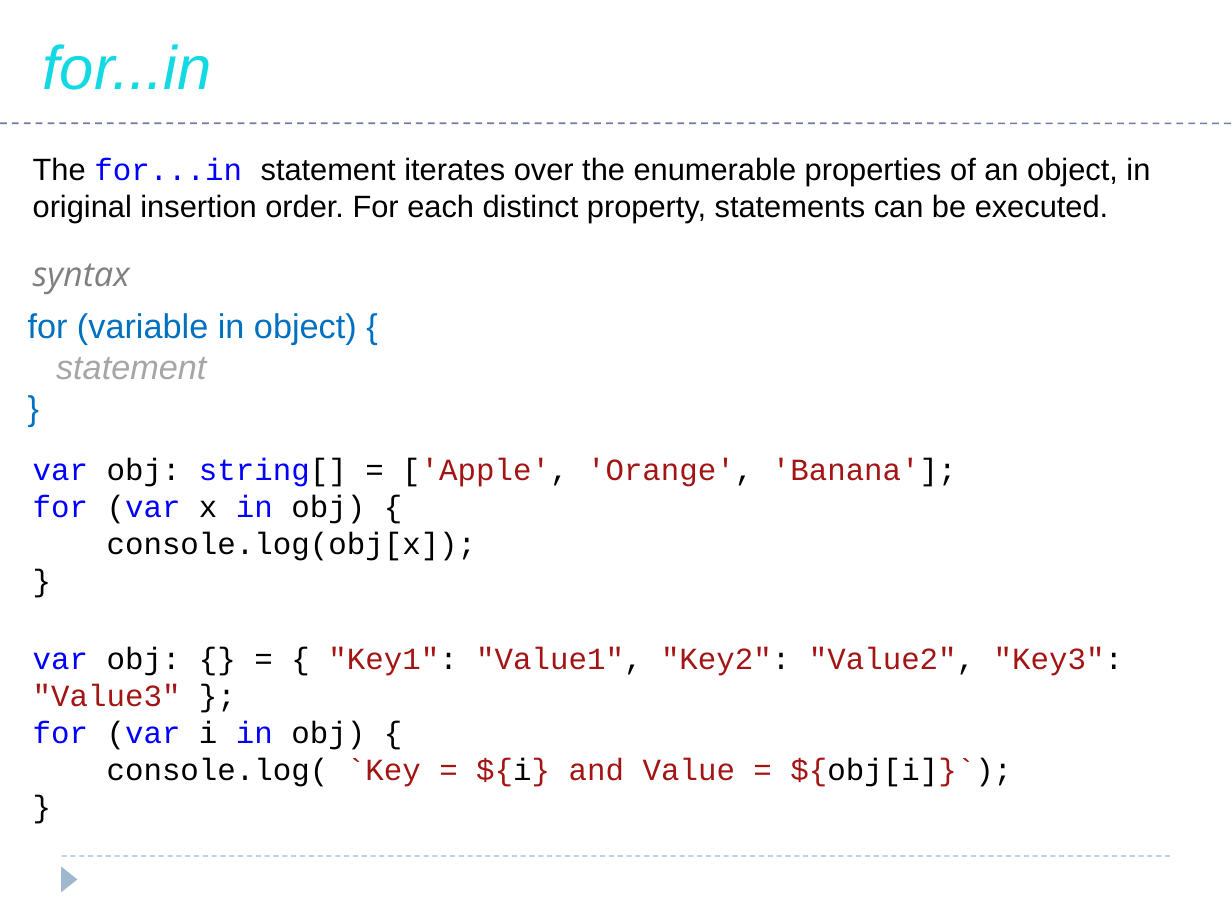
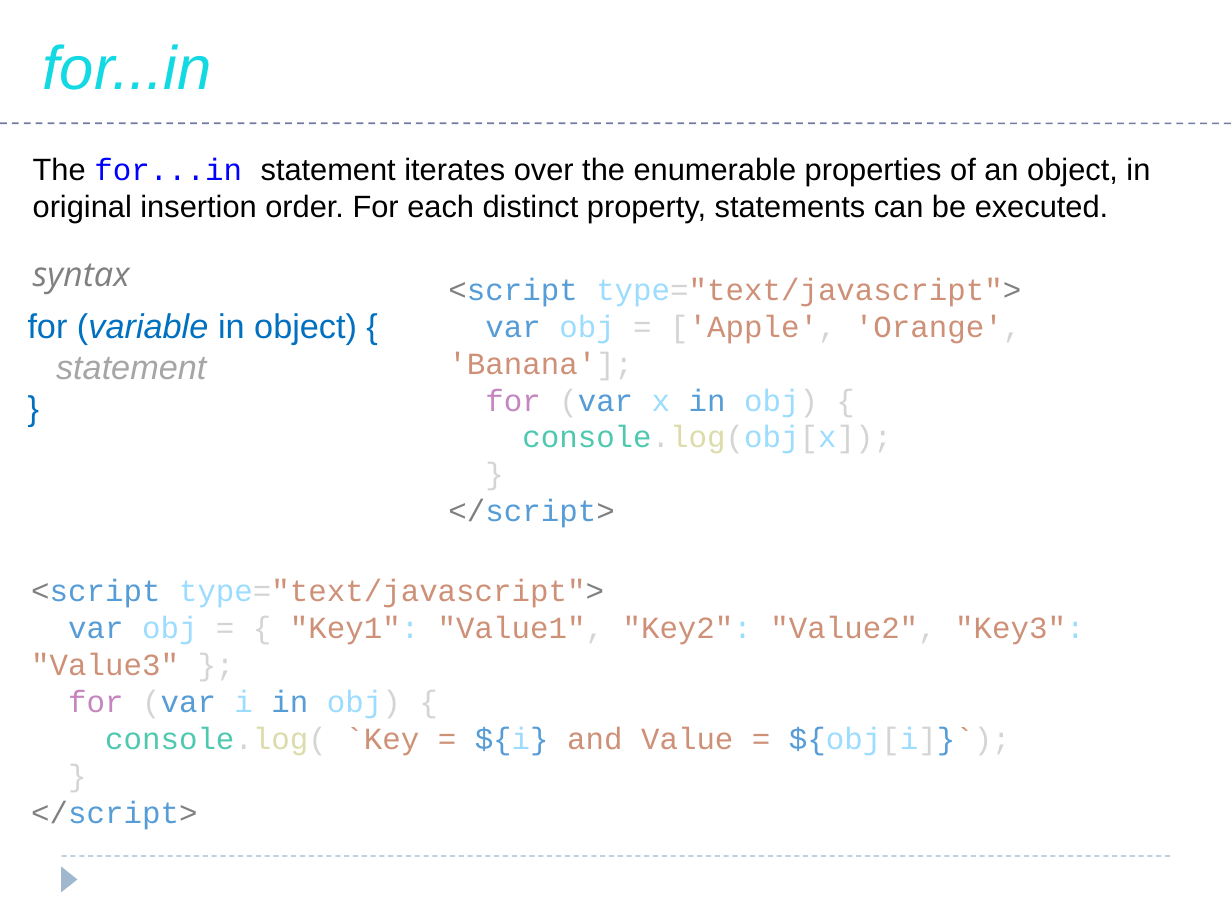
Before and after one commit to saleelgithub/PPTs, a slide deck: slide 117 of AWP PPT - JavaScript.pptx. Drawn at 1232x924 pixels with LibreOffice and Linux fonts; fonts in the diff are those of the drawing. Boxes give left, top, right and bottom in pixels: in the first picture for what was removed or moved away, otherwise in the second. Text is boxed around its words. In the diff, an @@ line names an element or a change of style, - is before the commit and + after.

```diff
--- a/AWP PPT - JavaScript.pptx
+++ b/AWP PPT - JavaScript.pptx
@@ text at bbox=[448, 278, 1021, 453]: paragraph added @@
+</script>
@@ text "<script type="text/javascript">": place and size @@
-text "<script type="text/javascript">" at bbox=[33, 458, 957, 561]
+text "<script type="text/javascript">" at bbox=[448, 278, 1021, 453]
@@ text at bbox=[448, 278, 1021, 380]: text changed; text colour #A31515 to #CE9178 @@
-var obj: string[] = ['Apple', 'Orange', 'Banana'];
+<script type="text/javascript">
+var obj = ['Apple', 'Orange', 'Banana'];
@@ text at bbox=[28, 313, 357, 344]: italic on in "(variable" @@
@@ text at bbox=[485, 388, 892, 453]: text colour #0000FF to #C586C0 in "for"; text colour #000000 to #D4D4D4 in "(var obj) {", "console.log(obj[x]);", "}"; text colour #0000FF to #569CD6 in "(var in"; text colour #000000 to #9CDCFE in "x obj)", "console.log(obj[x]);"; highlight #FFFFFF to none in "for (var x in obj) {", "console.log(obj[x]);", "}"; text colour #000000 to #4EC9B0, text colour #000000 to #DCDCAA in "console.log(obj[x]);" @@
@@ text at bbox=[31, 579, 1084, 756]: paragraph added @@
+</script>
@@ text "<script type="text/javascript">": place and size @@
-text "<script type="text/javascript">" at bbox=[33, 647, 1123, 787]
+text "<script type="text/javascript">" at bbox=[31, 579, 1084, 756]
@@ text at bbox=[31, 579, 1084, 675]: text changed; text colour #A31515 to #CE9178 @@
-var obj: {} = { "Key1": "Value1", "Key2": "Value2", "Key3": "Value3" };
+<script type="text/javascript">
+var obj = { "Key1": "Value1", "Key2": "Value2", "Key3": "Value3" };
@@ text at bbox=[68, 690, 1011, 756]: text colour #0000FF to #C586C0 in "for"; text colour #000000 to #D4D4D4 in "(var obj) {", "console.log( ${obj[i]}`);", "}"; text colour #0000FF to #569CD6 in "(var in"; text colour #000000 to #9CDCFE in "i obj)", "${i} ${obj[i]}`);"; highlight #FFFFFF to none in "for (var i in obj) {", "console.log( `Key = ${i} and Value = ...", "}"; text colour #000000 to #4EC9B0, text colour #000000 to #DCDCAA in "console.log("; text colour #A31515 to #CE9178 in "`Key = and Value = ${obj[i]}`);"; text colour #A31515 to #569CD6 in "${i} ${obj[i]}`);" @@
```
Also in this commit, not shown: 66 other slides changed, 8 slides added.
